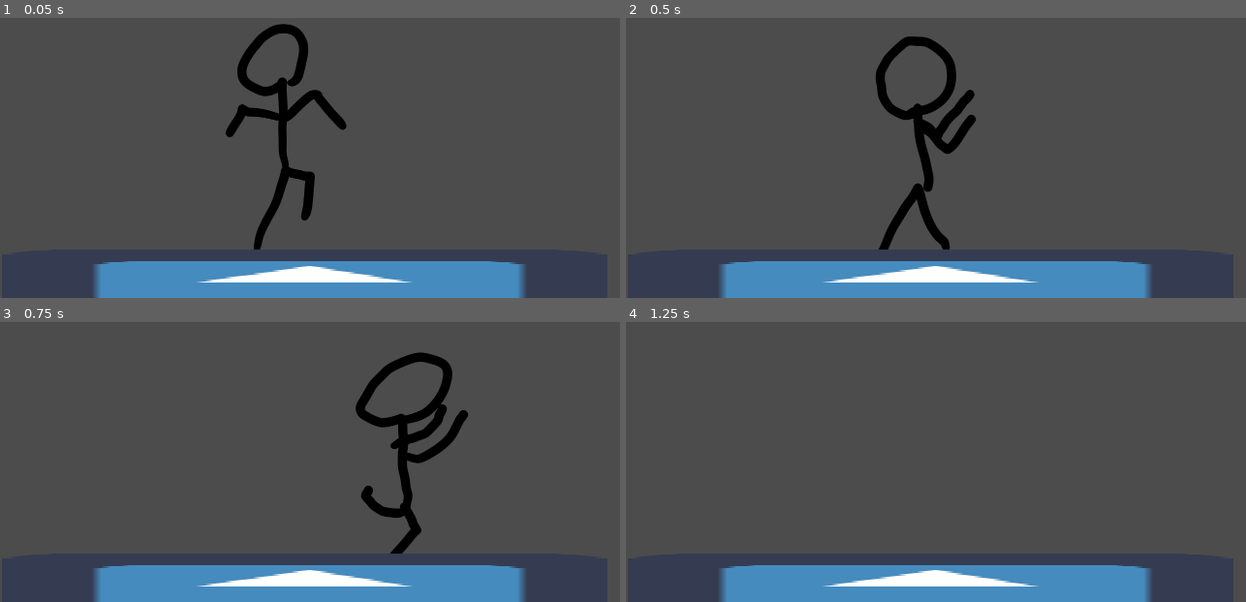
Above: before the commit, frames 1-4 (two rows, left to right).
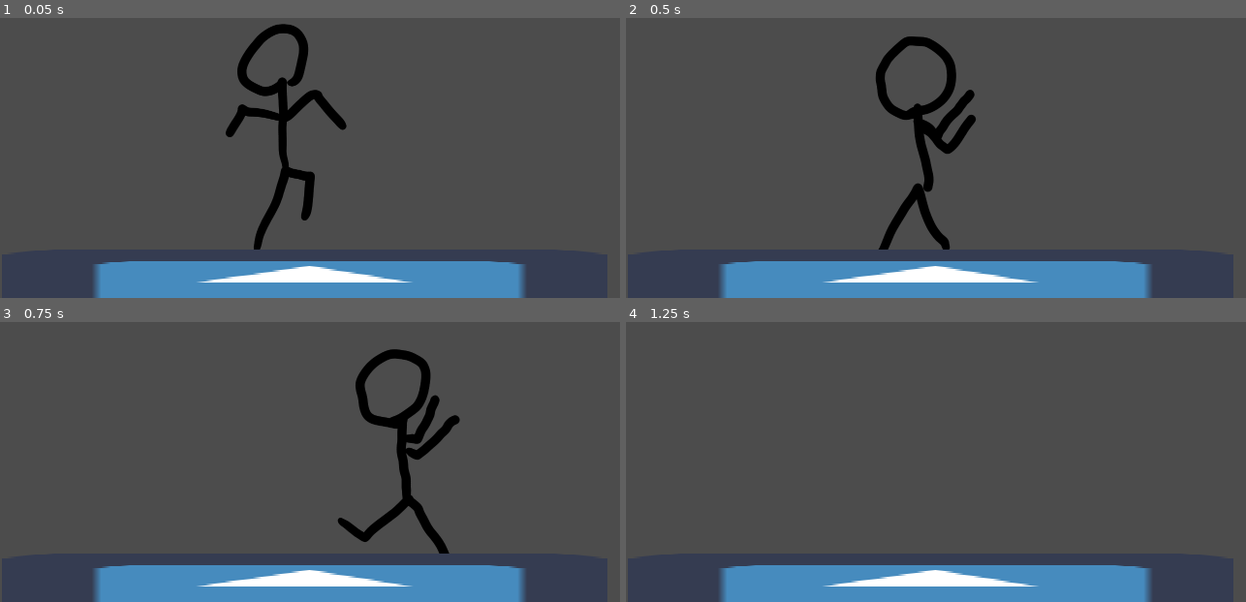
Above: after the commit, the same moments.

Repository: Utfigyii/fighting
Game: Godot game, scene res://assets/scenes/testArena.tscn
The game is run twice, just before and just after one commit, with the same random seed, the same clock (stepped at 60 frames per second) and the same inputs. The engine's default icon, where the game draws it, is replaced by a stand-in: a white triangle on a blue panel in a dark square.
Inputs:
- Up to frame 1 (0.05 s): no input
- Up to frame 2 (0.5 s): no input
- Up to frame 3 (0.75 s): tap Enter at 0.5 s; hold Right (ui_right) from 0.53 s (still down); tap J (j, bound only after the commit) at 0.6 s
- Up to frame 4 (1.25 s): keep holding Right (ui_right)

Frames 1-2 are identical in both runs. In frame 3, 3.8% of the frame differs, in the area x 54-76%, y 9-83%; in frame 4, nothing differs.

Commit message:
messy ljab

Diff:
--- a/assets/characters/FIGHTER_stickman.tscn
+++ b/assets/characters/FIGHTER_stickman.tscn
@@ -160,6 +160,56 @@
 "update": 1,
 "values": [ 1, 0 ]
 }
+tracks/2/type = "value"
+tracks/2/path = NodePath("KinematicBody2D/attacks/ljab:monitorable")
+tracks/2/interp = 1
+tracks/2/loop_wrap = true
+tracks/2/imported = false
+tracks/2/enabled = true
+tracks/2/keys = {
+"times": PoolRealArray( 0, 0.05 ),
+"transitions": PoolRealArray( 1, 1 ),
+"update": 1,
+"values": [ true, false ]
+}
+tracks/3/type = "value"
+tracks/3/path = NodePath("KinematicBody2D/attacks/ljab:monitoring")
+tracks/3/interp = 1
+tracks/3/loop_wrap = true
+tracks/3/imported = false
+tracks/3/enabled = true
+tracks/3/keys = {
+"times": PoolRealArray( 0, 0.05 ),
+"transitions": PoolRealArray( 1, 1 ),
+"update": 1,
+"values": [ true, false ]
+}
+tracks/4/type = "value"
+tracks/4/path = NodePath("KinematicBody2D/attacks/ljab/ljabHitbox:disabled")
+tracks/4/interp = 1
+tracks/4/loop_wrap = true
+tracks/4/imported = false
+tracks/4/enabled = true
+tracks/4/keys = {
+"times": PoolRealArray( 0, 0.05 ),
+"transitions": PoolRealArray( 1, 1 ),
+"update": 1,
+"values": [ false, true ]
+}
+tracks/5/type = "method"
+tracks/5/path = NodePath("KinematicBody2D")
+tracks/5/interp = 1
+tracks/5/loop_wrap = true
+tracks/5/imported = false
+tracks/5/enabled = true
+tracks/5/keys = {
+"times": PoolRealArray( 0.05 ),
+"transitions": PoolRealArray( 1 ),
+"values": [ {
+"args": [  ],
+"method": "doneAttack"
+} ]
+}
 
 [sub_resource type="Animation" id=9]
 resource_name = "walk"
@@ -198,6 +248,13 @@
 
 [sub_resource type="AnimationNodeAnimation" id=6]
 animation = "idle"
+
+[sub_resource type="AnimationNodeTransition" id=19]
+input_count = 2
+input_0/name = "no"
+input_0/auto_advance = false
+input_1/name = "ljab"
+input_1/auto_advance = false
 
 [sub_resource type="AnimationNodeTransition" id=17]
 input_count = 2
@@ -220,27 +277,37 @@
 input_1/name = "yes"
 input_1/auto_advance = false
 
+[sub_resource type="AnimationNodeAnimation" id=20]
+animation = "ljab"
+
 [sub_resource type="AnimationNodeAnimation" id=10]
 animation = "walk"
 
 [sub_resource type="AnimationNodeBlendTree" id=7]
-graph_offset = Vector2( -704, 142 )
+graph_offset = Vector2( -267.803, 48.3611 )
 nodes/Animation/node = SubResource( 13 )
 nodes/Animation/position = Vector2( -60, 100 )
 nodes/crouchAnim/node = SubResource( 16 )
 nodes/crouchAnim/position = Vector2( -586.667, 293.333 )
 nodes/idleAnim/node = SubResource( 6 )
 nodes/idleAnim/position = Vector2( -586.667, 186.667 )
+nodes/isAttacking/node = SubResource( 19 )
+nodes/isAttacking/position = Vector2( 506.667, 213.333 )
 nodes/isCrouching/node = SubResource( 17 )
 nodes/isCrouching/position = Vector2( -320, 160 )
 nodes/isOnGround/node = SubResource( 5 )
 nodes/isOnGround/position = Vector2( 186.667, 133.333 )
 nodes/isWalking/node = SubResource( 11 )
 nodes/isWalking/position = Vector2( -53.3333, 213.333 )
-nodes/output/position = Vector2( 373.333, 80 )
+nodes/ljabAnim/node = SubResource( 20 )
+nodes/ljabAnim/position = Vector2( 293.333, 346.667 )
+nodes/output/position = Vector2( 693.333, 80 )
 nodes/walkAnim/node = SubResource( 10 )
 nodes/walkAnim/position = Vector2( -260, 320 )
-node_connections = [ "output", 0, "isOnGround", "isOnGround", 0, "Animation", "isOnGround", 1, "isWalking", "isCrouching", 0, "idleAnim", "isCrouching", 1, "crouchAnim", "isWalking", 0, "isCrouching", "isWalking", 1, "walkAnim" ]
+node_connections = [ "output", 0, "isAttacking", "isOnGround", 0, "Animation", "isOnGround", 1, "isWalking", "isAttacking", 0, "isOnGround", "isAttacking", 1, "ljabAnim", "isCrouching", 0, "idleAnim", "isCrouching", 1, "crouchAnim", "isWalking", 0, "isCrouching", "isWalking", 1, "walkAnim" ]
+
+[sub_resource type="RectangleShape2D" id=21]
+extents = Vector2( 84.5, 32.75 )
 
 [node name="FIGHTER_stickman" type="Node2D"]
 scale = Vector2( 0.5, 0.5 )
@@ -259,7 +326,7 @@
 
 [node name="AnimatedSprite" type="AnimatedSprite" parent="KinematicBody2D"]
 frames = SubResource( 1 )
-animation = "crouch"
+animation = "ljab"
 
 [node name="AnimationPlayer" type="AnimationPlayer" parent="KinematicBody2D"]
 root_node = NodePath("../..")
@@ -273,6 +340,7 @@
 tree_root = SubResource( 7 )
 anim_player = NodePath("../AnimationPlayer")
 active = true
+parameters/isAttacking/current = 1
 parameters/isCrouching/current = 1
 parameters/isOnGround/current = 1
 parameters/isWalking/current = 0
@@ -282,3 +350,12 @@
 cast_to = Vector2( 0, 250 )
 
 [node name="attacks" type="Node2D" parent="KinematicBody2D"]
+
+[node name="ljab" type="Area2D" parent="KinematicBody2D/attacks"]
+monitoring = false
+monitorable = false
+
+[node name="ljabHitbox" type="CollisionShape2D" parent="KinematicBody2D/attacks/ljab"]
+position = Vector2( 94, 59.25 )
+shape = SubResource( 21 )
+disabled = true
--- a/assets/scripts/FIGHTER_stickman.gd
+++ b/assets/scripts/FIGHTER_stickman.gd
@@ -64,6 +64,13 @@
 		canMove = true
 		$defaultShape.disabled = false
 		$crouchShape.disabled = true
+	if not isAttacking:
+		$AnimationTree.set("parameters/isAttacking/current", 0)
+
+	if Input.is_action_just_pressed("j") && canAttack:
+		isAttacking = true
+		canAttack = false
+		$AnimationTree.set("parameters/isAttacking/current", 1)
 
 
 	if Input.is_action_just_pressed("close_game"):
@@ -98,3 +105,7 @@
 	else:
 		velocity = move_and_slide(Vector2(0, y_velo))
 		move_and_slide(velocity, Vector2(0, 1))
+
+func doneAttack():
+	isAttacking = false
+	canAttack = true
--- a/project.godot
+++ b/project.godot
@@ -33,6 +33,11 @@
 "events": [ Object(InputEventKey,"resource_local_to_scene":false,"resource_name":"","device":0,"alt":false,"shift":false,"control":false,"meta":false,"command":false,"pressed":false,"scancode":16777217,"physical_scancode":0,"unicode":0,"echo":false,"script":null)
  ]
 }
+j={
+"deadzone": 0.5,
+"events": [ Object(InputEventKey,"resource_local_to_scene":false,"resource_name":"","device":0,"alt":false,"shift":false,"control":false,"meta":false,"command":false,"pressed":false,"scancode":74,"physical_scancode":0,"unicode":0,"echo":false,"script":null)
+ ]
+}
 
 [physics]
 
Not shown: 1 places in assets/characters/FIGHTER_stickman.tscn that only renumber resources
